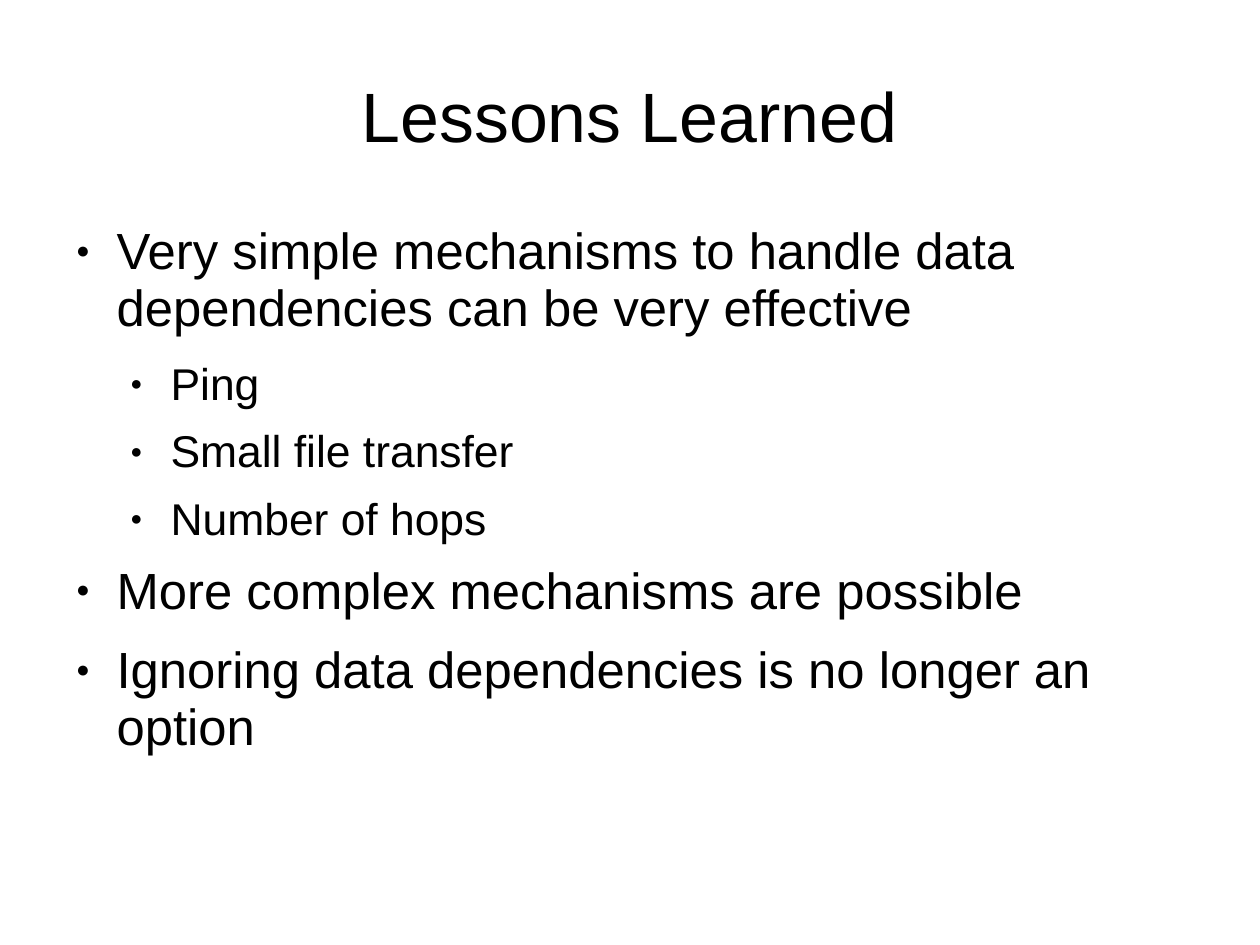
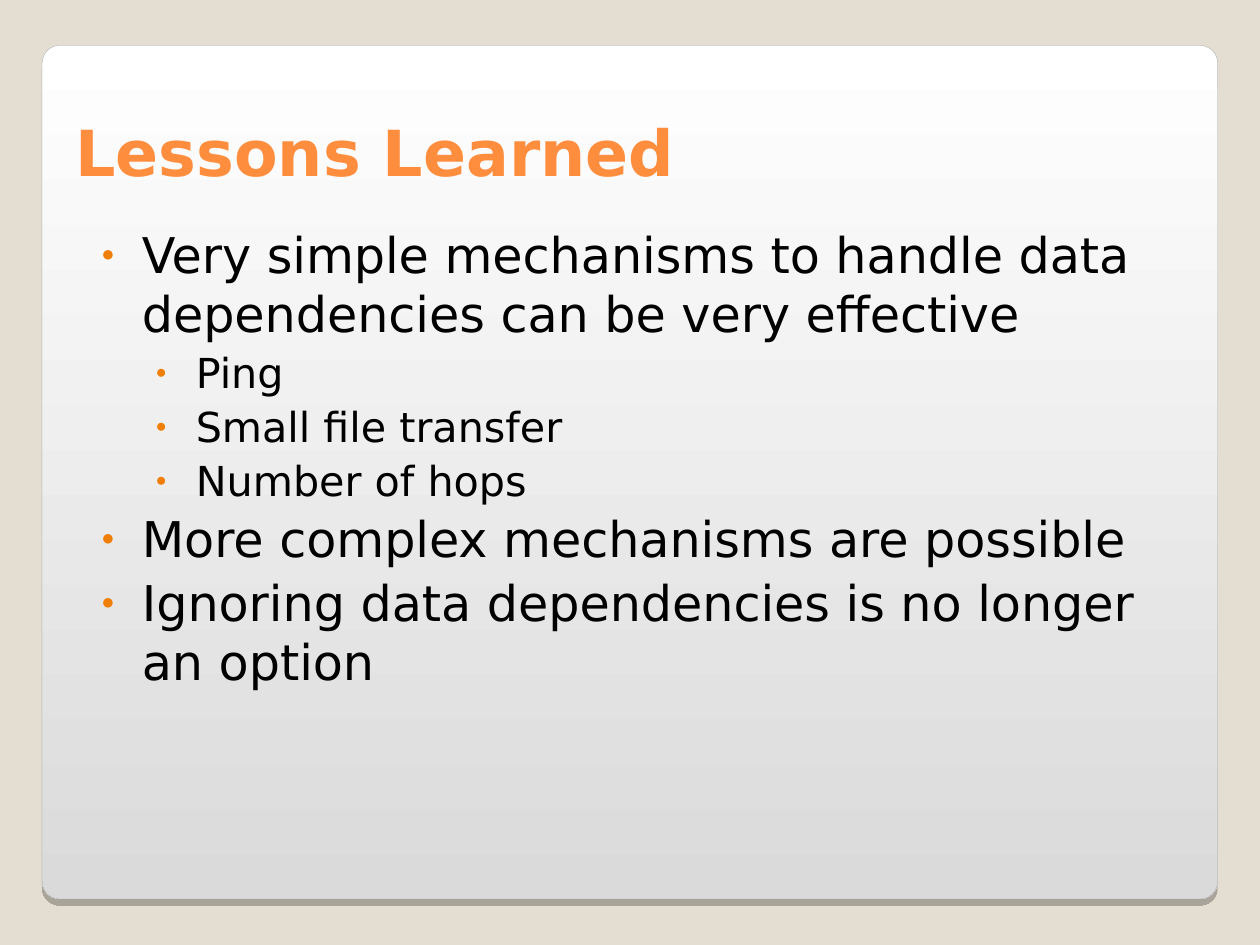
Before and after one commit to saga-project/saga-cpp-legacy-projects, a slide deck: slide 7 of papers/data_intensive/eScience09/RoyalSocietyPresentation.ppt (slide 5 before the commit). Drawn at 1260x945 pixels with LibreOffice and Linux fonts; fonts in the diff are those of the drawing; background and template pictures are left out. Boxes give left, top, right and bottom in pixels: in the first picture for what was removed or moved away, otherwise in the second. Text is boxed around its words. In the diff, an @@ line names an element or a change of style, - is before the commit and + after.

```diff
--- a/papers/data_intensive/eScience09/RoyalSocietyPresentation.ppt
+++ b/papers/data_intensive/eScience09/RoyalSocietyPresentation.ppt
@@ background #FFFFFF to #E3DED1 @@
@@ rounded rectangle added at <box>42,46,1219,900</box>, fill gradient #FFFFFF to #DADADA, outline #A4A3A3 0.17 pt @@
@@ title "Lessons Learned" at <box>75,127,674,177</box>: size 44 to 40 pt, font Arial to DejaVu Sans, text colour #000000 to #FF8D3E, bold on; alignment centre to left; line spacing 0.93 to 1; vertical alignment middle to bottom @@
@@ text "Very simple mechanisms to handle ..." at <box>142,235,1134,691</box>: size 32 to 31 pt in "Very simple mechanisms to handle data dependencies ...", "More complex mechanisms are possible", "Ignoring data dependencies is no longer an ..."; font Arial to DejaVu Sans; size 28 to 26 pt in "Ping", "Small file transfer", "Number of hops"; line spacing 0.93 to 1; less space between paragraphs; bullet colour #000000 to #F07F09 @@
```
Also in this commit, not shown: 7 other slides changed, 6 slides added, 1 slide removed.
